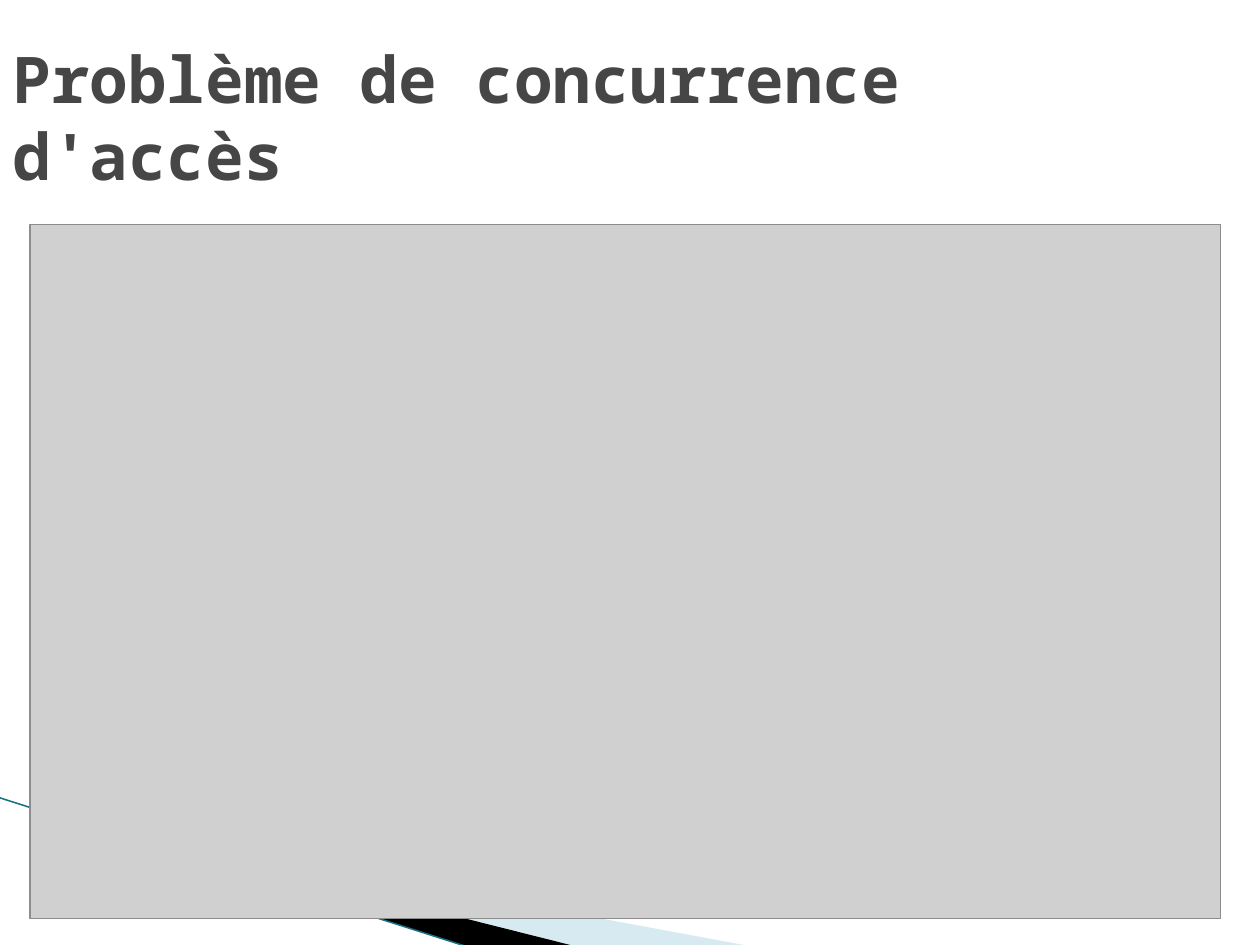
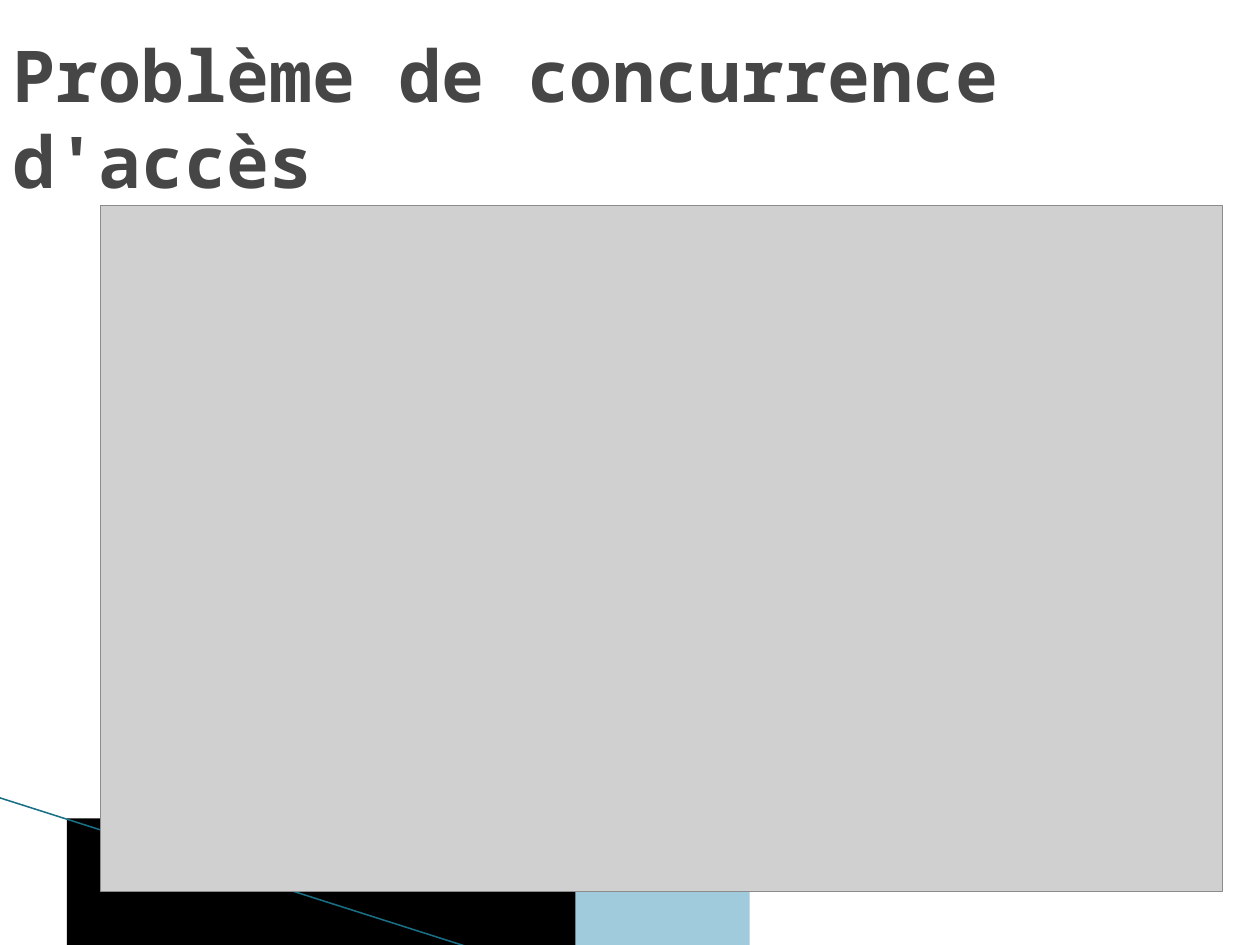
Before and after one commit to robertoxmed/c_memory_monitor, a slide deck: slide 8 of doc/Temps-Réel et Multi-coeurs.pptx (slide 7 before the commit). Drawn at 1260x945 pixels with LibreOffice and Linux fonts; fonts in the diff are those of the drawing; grey boxes stand for pictures; background and template pictures are left out. Boxes give left, top, right and bottom in pixels: in the first picture for what was removed or moved away, otherwise in the second. Text is boxed around its words. In the diff, an @@ line names an element or a change of style, - is before the commit and + after.

```diff
--- a/doc/Temps-Réel et Multi-coeurs.pptx
+++ b/doc/Temps-Réel et Multi-coeurs.pptx
@@ text "Problème de concurrence d'accès" at (13,47,999,206): size 40.5 to 45 pt @@
@@ picture: place and size @@
-picture at (30,225,1220,919)
+picture at (101,206,1223,892)
@@ line (0, 798) - (468, 945): stroke #97C5D8 0.95 pt to #196F85 0.96 pt @@
@@ freeform shape removed at (67,819,576,945) @@
@@ rectangle added at (67,819,576,945), fill #000000 @@
@@ freeform shape removed at (69,820,750,945) @@
@@ rectangle added at (69,820,750,945), fill #9FCBDC @@
```
Also in this commit, not shown: 10 other slides changed, 3 slides added, 2 slides removed.
